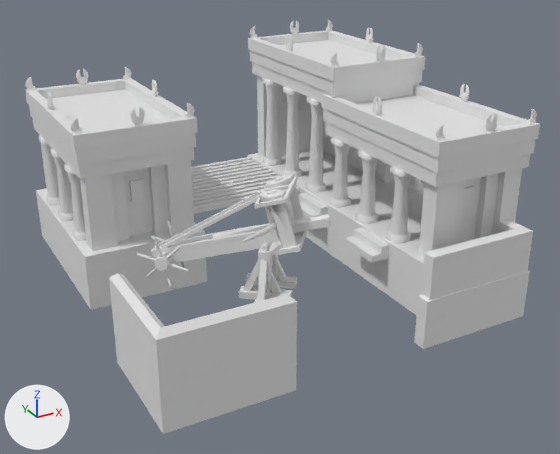
The COLLADA model art/meshes/structural/bactrian/arsenal.dae: old version first, new version second.
Both versions are drawn from a camera (50 mm lens) standing at (-22.3, -43.1, 20.9) and looking at (0.4, -2.0, 0.3). The axes (+X, +Y, +Z) are drawn at lower left. The lights are the same throughout. The picture after the commit comes second. Materials are left out; every surface is plain grey. Vertices at exactly the same position are counted once.

The scene before the commit, as lines of its bpy script (objects in view):
```python
me_cubo_303 = bpy.data.meshes.new('Cubo.303')
me_cubo_303.from_pydata(...)  # 3130 vertices, 5096 faces; spans x -12.3..13.0, y -13.0..12.4, z -4.1..11.1
me_cubo_303.materials.append(mat_textura_bactriana)
ob_arsenal = bpy.data.objects.new('arsenal', me_cubo_303)
ob_arsenal.location = (0.0, 0.0, 0.0)
```
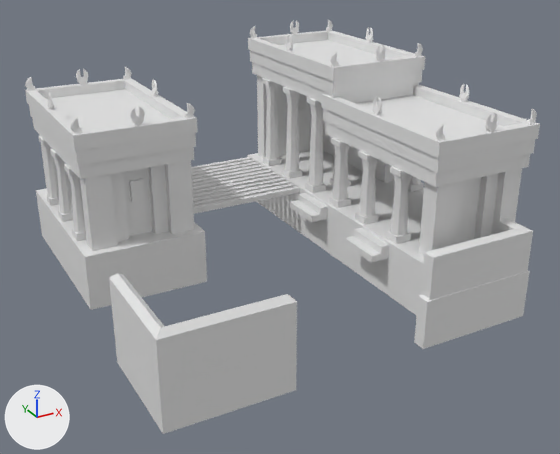
The newer file is also turned or shifted as a whole; pictures and numbers use the older file's frame.

Location of each change, (x1, y1, x2, y2) in pixels of the pictures (560 x 454 px):
part 1 of me_cubo_303, deleted
    before: (137, 174, 475, 303)
part 2 of me_cubo_303, added (mostly hidden)
    after: (330, 177, 351, 186)

The edits, one by one:
me_cubo_303 is used by ob_arsenal; location (0.0, 0.0, 0.0).
me_cubo_303 had 3130 vertices, 5096 faces and spanned x -12.3..13.0, y -13.0..12.4, z -4.1..11.1.
me_cubo_303 now has 2741 vertices, 4626 faces and spans x -12.3..13.0, y -13.0..12.4, z -4.1..11.1.
me_cubo_303 part 1: 48 loose pieces with 429 vertices, spanning x -10.6..9.5, y -11.6..-3.3, z 0.0..6.5, are deleted.
Part 2, on me_cubo_303:
8 vertices are added at x 7.4, y 2.0..3.1, z 0.4..7.3.
8 new vertices lie (1.1, 0.0, 0.0) away from vertices in x 7.4, y 2.0..3.1, z 0.4..7.3.
20 new faces join them.
Other edits to the shape of me_cubo_303 do not show in these pictures.
